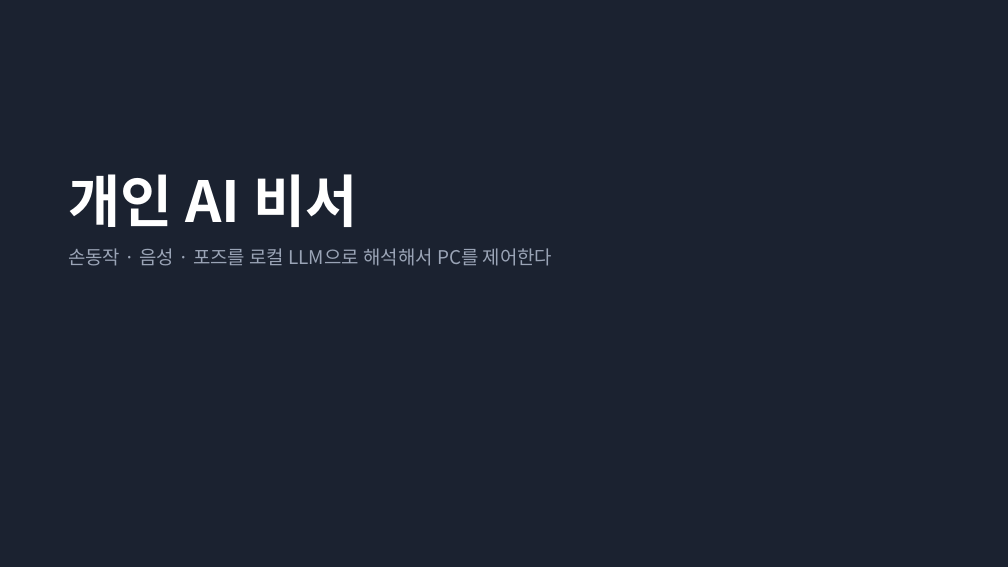
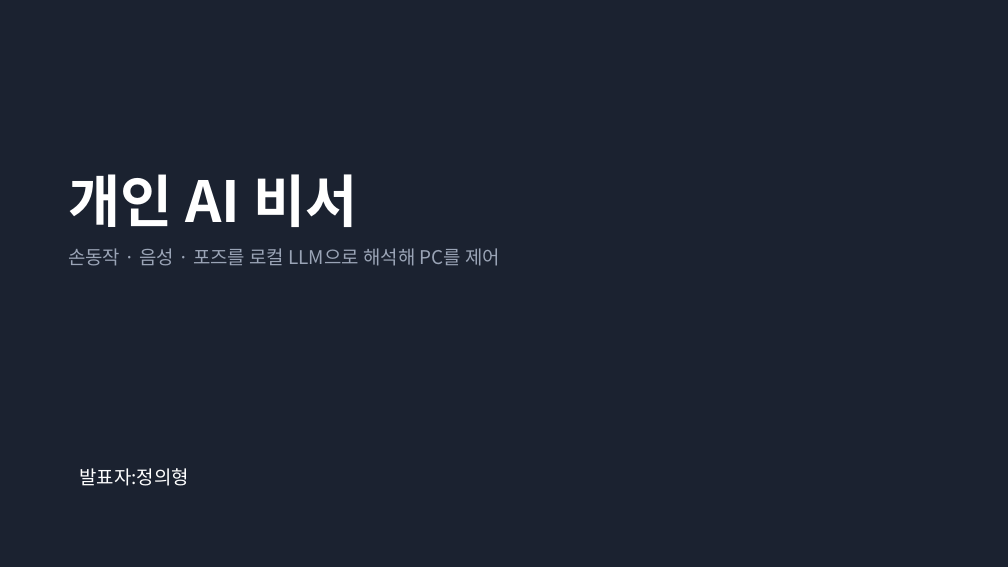
Before and after one commit to JungUH-0/JungPra, a slide deck: slide 1 of pythonpra/myproject/ppt/assistant_process.pptx. Drawn at 1008x567 pixels with LibreOffice and Linux fonts; fonts in the diff are those of the drawing. Boxes give left, top, right and bottom in pixels: in the first picture for what was removed or moved away, otherwise in the second. Text is boxed around its words. In the diff, an @@ line names an element or a change of style, - is before the commit and + after.

```diff
--- a/pythonpra/myproject/ppt/assistant_process.pptx
+++ b/pythonpra/myproject/ppt/assistant_process.pptx
@@ text at [68, 248, 500, 266]: text changed @@
-손동작 · 음성 · 포즈를 로컬 LLM으로 해석해서 PC를 제어한다
+손동작 · 음성 · 포즈를 로컬 LLM으로 해석해 PC를 제어
@@ text added at [79, 468, 189, 486], 18 pt, text #FFFFFF @@
+발표자:정의형
```
Also in this commit, not shown: 11 other slides changed, 5 other files.
